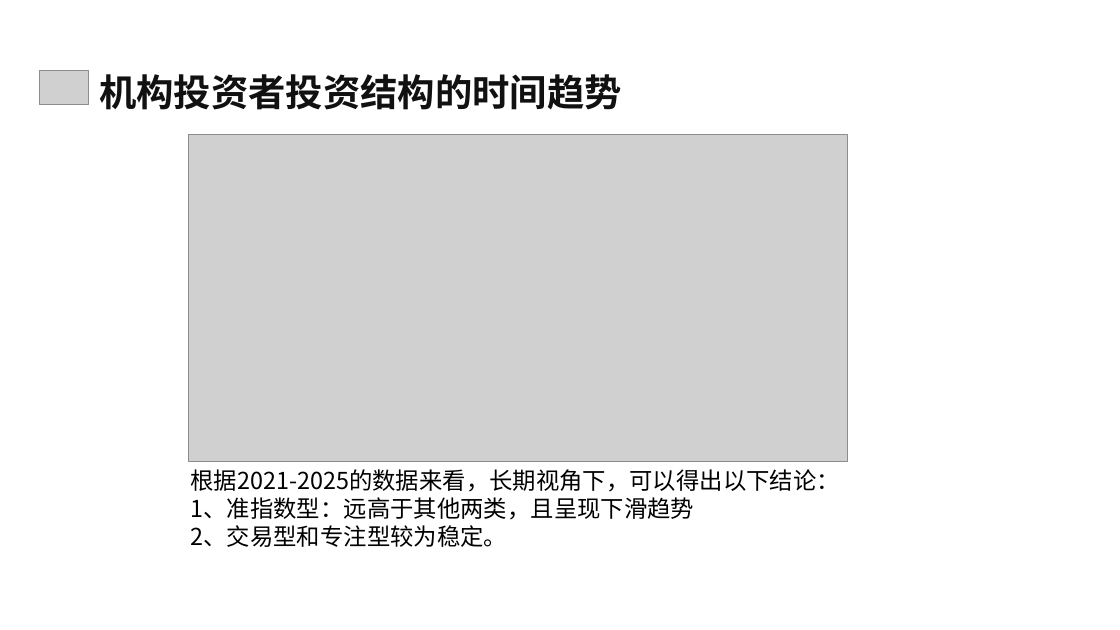
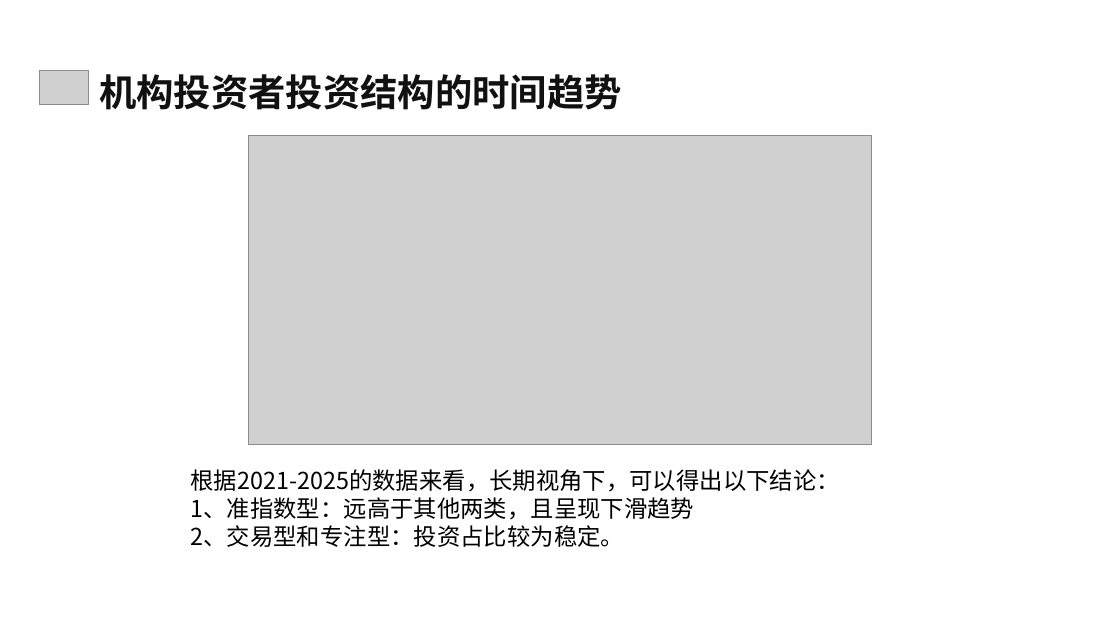
Before and after one commit to OldRed-ma/Class-Test, a slide deck: slide 10 of Bushee/Bushee基金分类与股票持仓结构分析.pptx. Drawn at 1120x630 pixels with LibreOffice and Linux fonts; fonts in the diff are those of the drawing; grey boxes stand for pictures. Boxes give left, top, right and bottom in pixels: in the first picture for what was removed or moved away, otherwise in the second. Text is boxed around its words. In the diff, an @@ line names an element or a change of style, - is before the commit and + after.

```diff
--- a/Bushee/Bushee基金分类与股票持仓结构分析.pptx
+++ b/Bushee/Bushee基金分类与股票持仓结构分析.pptx
@@ picture resized from (x1=189, y1=135, x2=848, y2=462) to (x1=249, y1=136, x2=871, y2=445) @@
@@ text at (x1=191, y1=525, x2=625, y2=547): text changed @@
-2、交易型和专注型较为稳定。
+2、交易型和专注型：投资占比较为稳定。
```
Also in this commit, not shown: 8 other slides changed.
